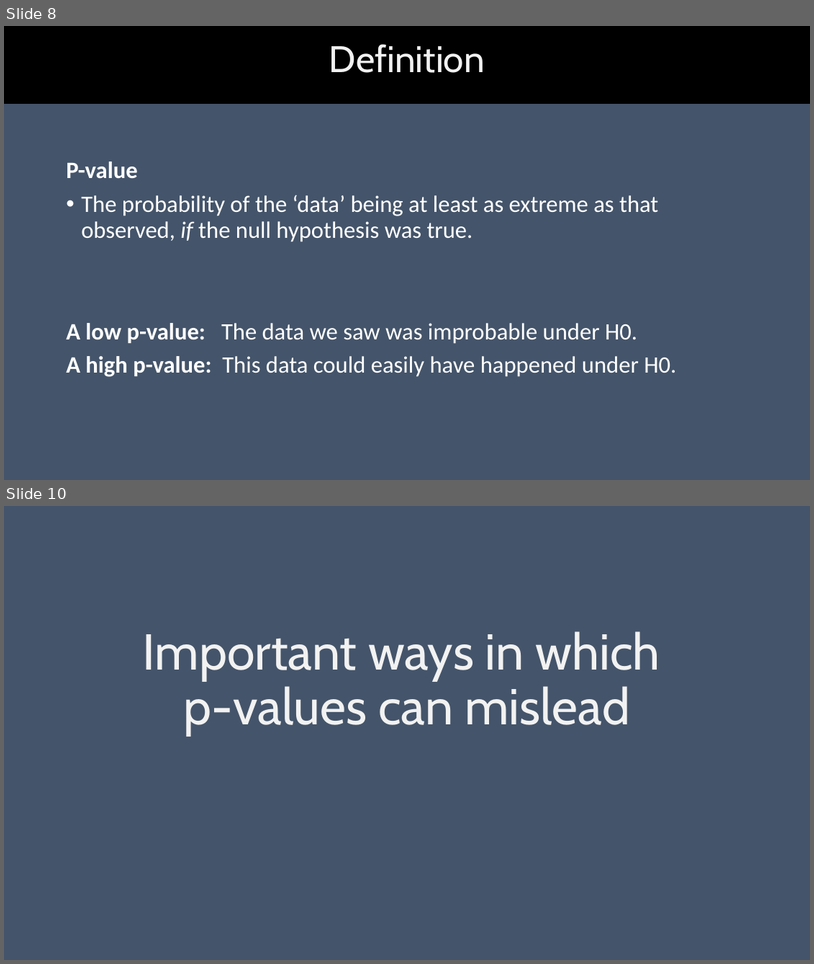
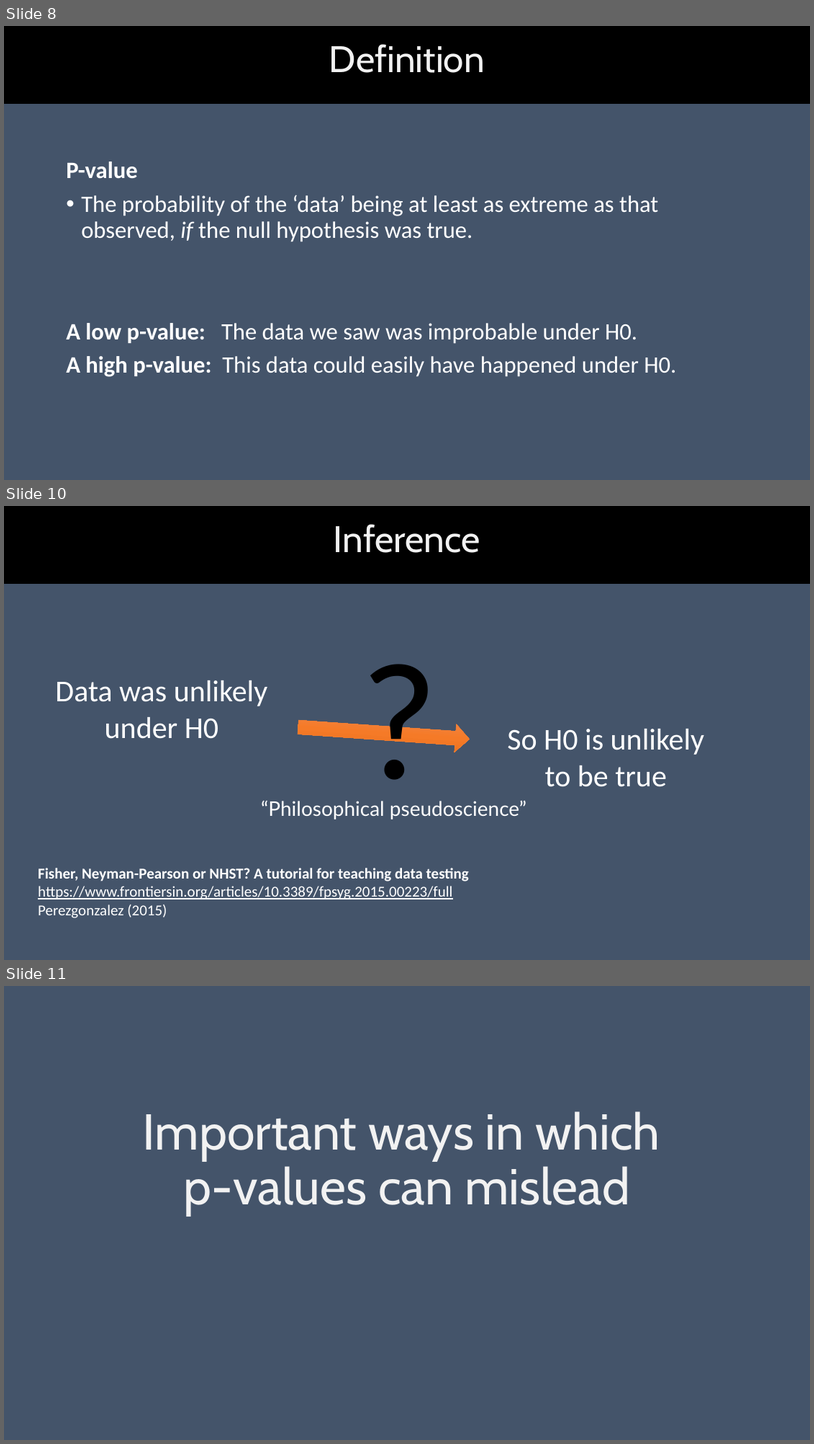
Before and after one commit to georgemsavva/DataScienceGroup, a slide deck: pvalues.pptx. Shown one above the other, each under a label of ours: slides 8 and 10 before the commit, slides 8, 10 and 11 after it; the slides between them are not shown. The pictures are 814x964 and 814x1444 pixels, drawn with LibreOffice and Linux fonts; fonts in the diff are those of the drawing. Boxes give left, top, right and bottom in pixels: in the first picture for what was removed or moved away, otherwise in the second. Text is boxed around its words. In the diff, an @@ line names an element or a change of style, - is before the commit and + after.

```diff
--- a/pvalues.pptx
+++ b/pvalues.pptx
@@ slide 10 added at (x1=4, y1=506, x2=810, y2=960), background #44546A @@
@@ title added at (x1=4, y1=506, x2=810, y2=584), fill #000000, outline #000000 0.75 pt, 44 pt, text #F2F2F2 @@
+Inference
@@ text added at (x1=355, y1=609, x2=445, y2=818), 199 pt, text #000000 @@
+?
@@ text added at (x1=55, y1=680, x2=268, y2=739), 36 pt, text #FFFFFF @@
+Data was unlikely under H0
@@ right arrow added at (x1=297, y1=713, x2=471, y2=753), fill gradient #F18C57 to #F67B28 to #E56C19, outline #ED7D31 0.5 pt @@
@@ text added at (x1=507, y1=728, x2=705, y2=787), 36 pt, text #FFFFFF @@
+So H0 is unlikely to be true
@@ text added at (x1=261, y1=800, x2=527, y2=819), 24 pt, text #FFFFFF @@
+“Philosophical pseudoscience”
@@ text added at (x1=38, y1=867, x2=469, y2=918), 18 pt, text #FFFFFF @@
+Fisher, Neyman-Pearson or NHST? A tutorial for teaching data testing
+https://www.frontiersin.org/articles/10.3389/fpsyg.2015.00223/full
+Perezgonzalez (2015)
@@ what was slide 10 is now slide 11 @@
```
Also in this commit, not shown: 9 slides changed.
